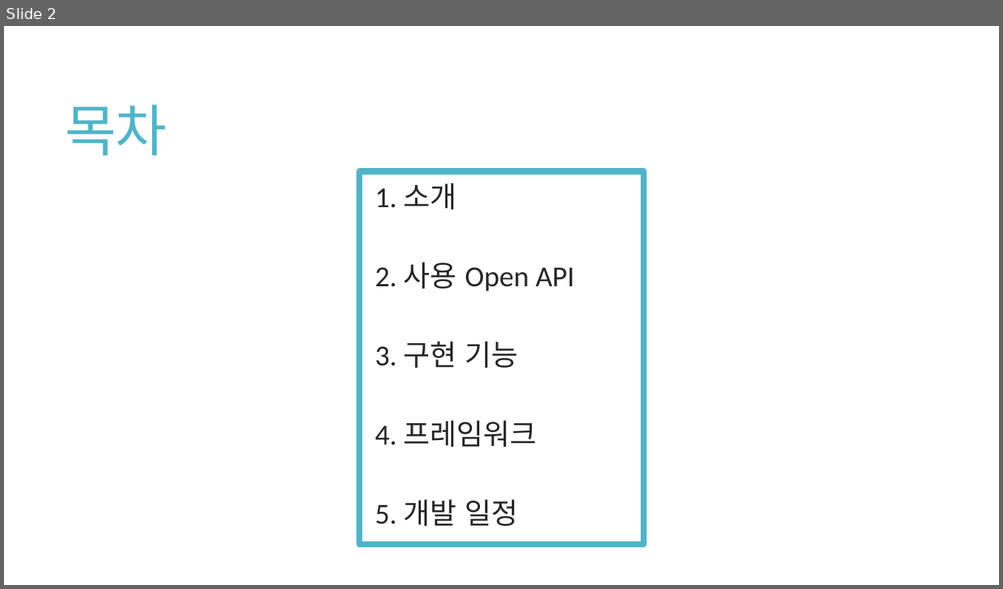
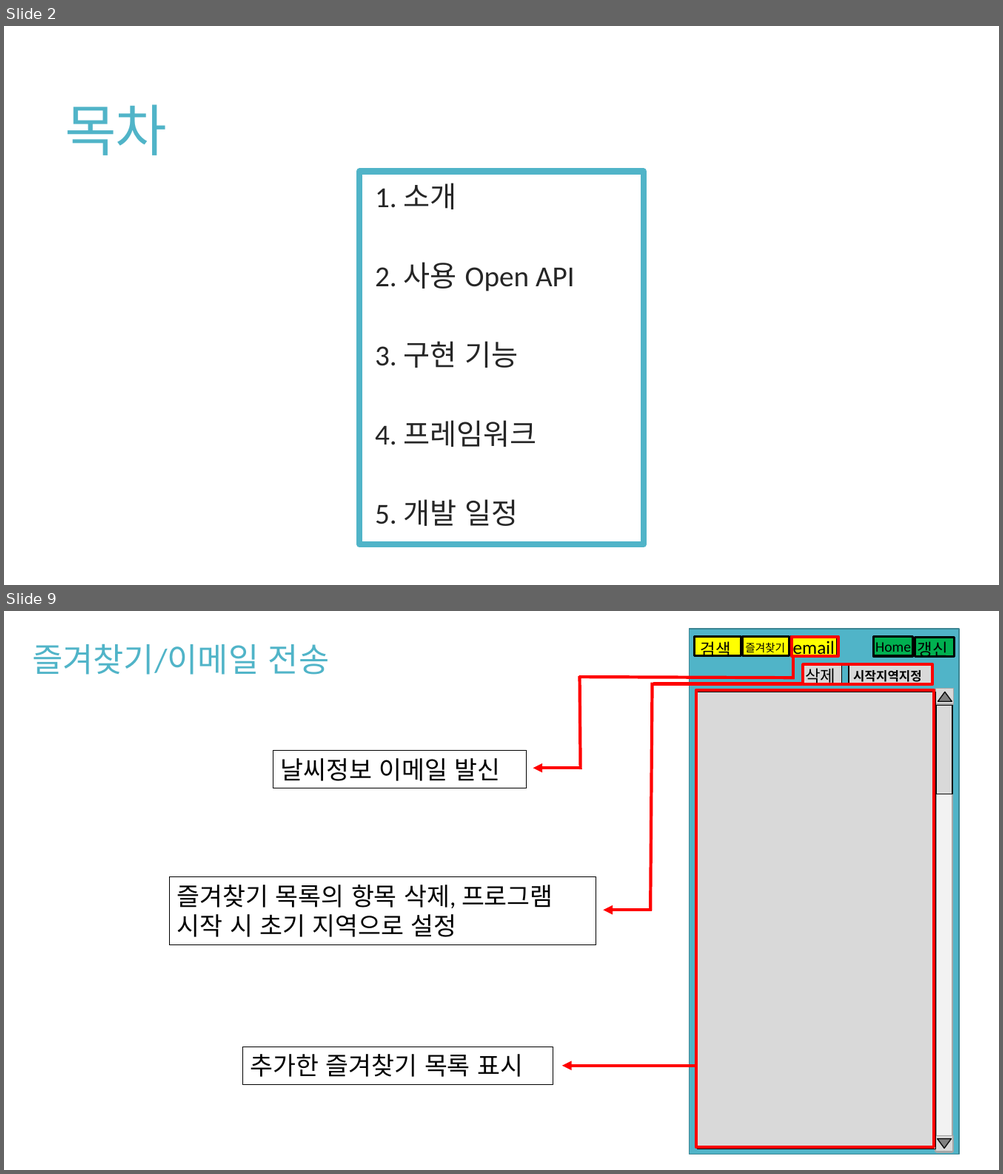
Before and after one commit to 1TAEK/ScriptLanguage-TermProject, a slide deck: 기획/2019스크립트언어 ㅌㅌ팀 기획발표.pptx. Shown one above the other, each under a label of ours: slide 2 before the commit, slides 2 and 9 after it; the slides between them are not shown. The pictures are 1003x589 and 1003x1174 pixels, drawn with LibreOffice and Linux fonts; fonts in the diff are those of the drawing. Boxes give left, top, right and bottom in pixels: in the first picture for what was removed or moved away, otherwise in the second. Text is boxed around its words. In the diff, an @@ line names an element or a change of style, - is before the commit and + after.

```diff
--- a/기획/2019스크립트언어 ㅌㅌ팀 기획발표.pptx
+++ b/기획/2019스크립트언어 ㅌㅌ팀 기획발표.pptx
@@ slide 9 added at [4, 611, 999, 1170], background #FFFFFF @@
@@ rectangle added at [689, 629, 959, 1155], fill #50B4C8, outline #3B8594 1 pt @@
@@ text added at [32, 644, 329, 675], 32 pt, text #50B4C8 @@
+즐겨찾기/이메일 전송
@@ rectangle added at [791, 636, 838, 655], outline #FF0000 3 pt @@
@@ group added at [700, 641, 948, 660]: 4 texts @@
+갱신
+검색
+즐겨찾기
+email
@@ rectangle added at [874, 636, 913, 655], fill #00B050, outline #000000 2.25 pt @@
@@ text added at [875, 642, 910, 656], 14 pt, text #000000 @@
+Home
@@ group added at [694, 636, 955, 657]: 4 rectangles @@
@@ line added from (794, 678) to (578, 677), #FF0000 3 pt @@
@@ line added from (580, 769) to (579, 676), #FF0000 3 pt @@
@@ line added from (793, 658) to (793, 680), #FF0000 3 pt @@
@@ rectangle added at [803, 665, 933, 685], outline #FF0000 3 pt @@
@@ group added at [804, 664, 932, 686]: 2 rectangles, 2 texts @@
+삭제
+시작지역지정
@@ line added from (650, 911) to (652, 683), #FF0000 3 pt @@
@@ line added from (802, 684) to (653, 684), #FF0000 3 pt @@
@@ rectangle added at [697, 690, 933, 1147], outline #FF0000 3 pt @@
@@ rectangle added at [697, 692, 935, 1150], fill #D9D9D9, outline #000000 1 pt @@
@@ rectangle added at [936, 689, 952, 1153], fill #F2F2F2, outline #A6A6A6 1 pt @@
@@ rectangle added at [273, 751, 526, 788], outline #000000 0.75 pt, 24 pt, text #000000 @@
+날씨정보 이메일 발신
@@ arrow added from (581, 769) to (533, 769), #FF0000 3 pt @@
@@ rectangle added at [170, 877, 596, 945], outline #000000 0.75 pt, 24 pt, text #000000 @@
+즐겨찾기 목록의 항목 삭제, 프로그램 시작 시 초기 지역으로 설정
@@ arrow added from (652, 910) to (603, 910), #FF0000 3 pt @@
@@ rectangle added at [243, 1048, 552, 1085], outline #000000 0.75 pt, 24 pt, text #000000 @@
+추가한 즐겨찾기 목록 표시
@@ arrow added from (694, 1066) to (562, 1066), #FF0000 3 pt @@
@@ group added at [935, 689, 953, 1152]: 3 rectangles, 2 triangles @@
```
Also in this commit, not shown: 5 slides changed, 3 other slides added.
